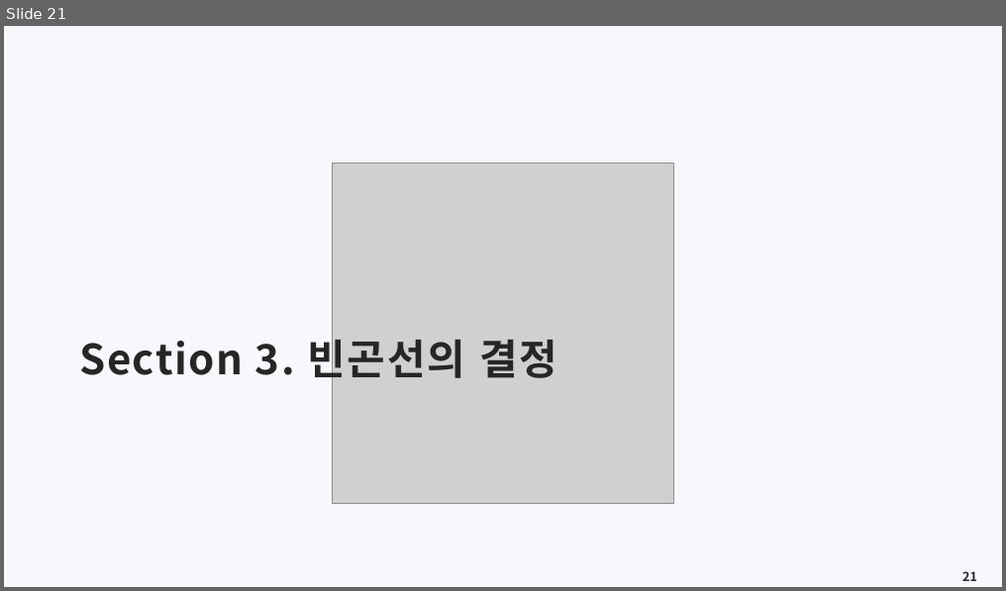
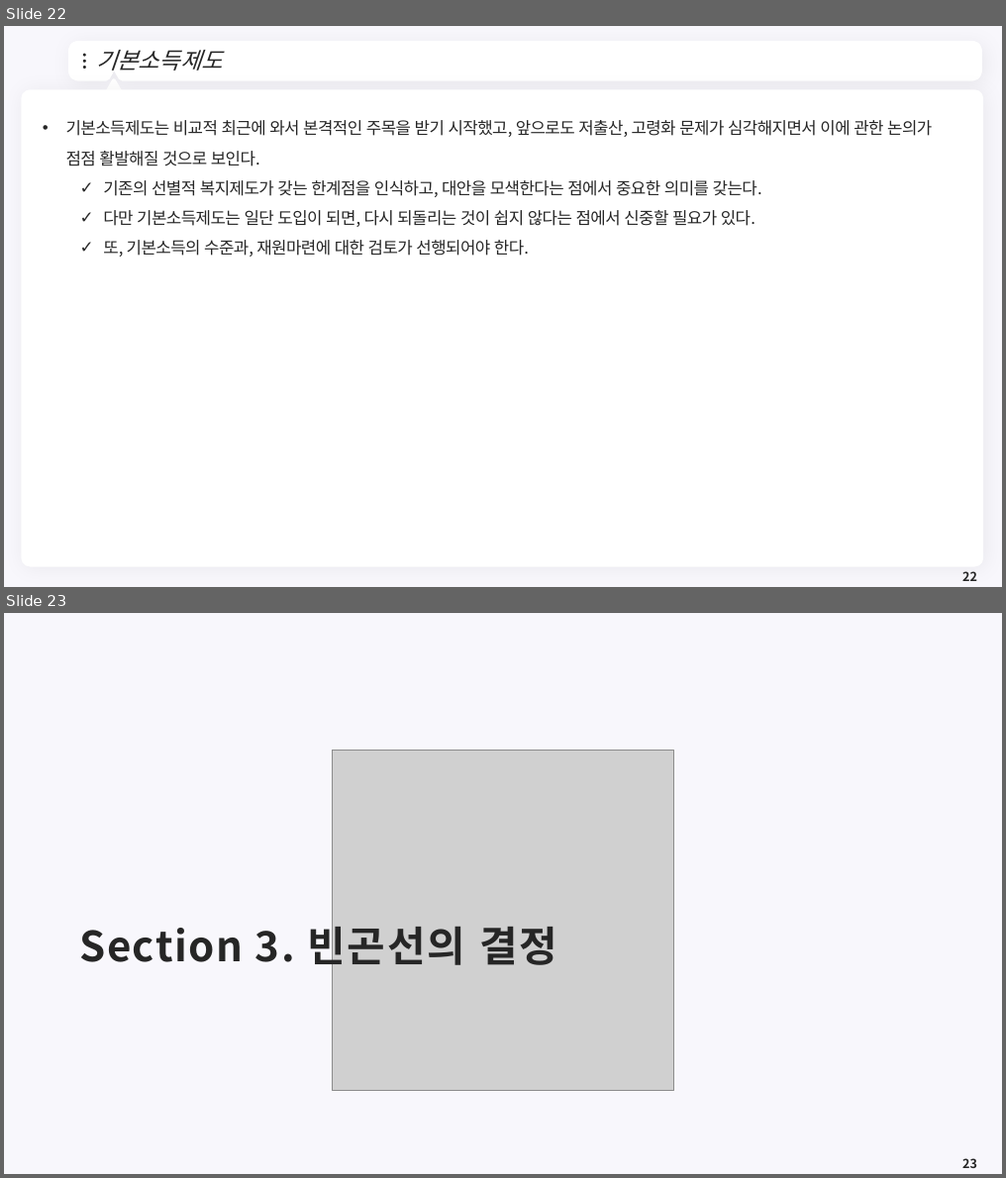
Before and after one commit to meandthey/Teaching, a slide deck: 재정학/01_Lectures/재정학_Chapter_9.pptx. Shown one above the other, each under a label of ours: slide 21 before the commit, slides 22 and 23 after it. The pictures are 1006x591 and 1006x1178 pixels, drawn with LibreOffice and Linux fonts; fonts in the diff are those of the drawing; grey boxes stand for pictures; background and template pictures are left out. Boxes give left, top, right and bottom in pixels: in the first picture for what was removed or moved away, otherwise in the second. Text is boxed around its words. In the diff, an @@ line names an element or a change of style, - is before the commit and + after.

```diff
--- a/재정학/01_Lectures/재정학_Chapter_9.pptx
+++ b/재정학/01_Lectures/재정학_Chapter_9.pptx
@@ slide 22 added at (4, 26, 1002, 587), background #F8F7FC @@
@@ freeform shape added at (72, 45, 979, 77), fill #FFFFFF, outline #FFFFFF 7.25 pt @@
@@ ellipse added at (83, 54, 86, 57), fill #262626 @@
@@ title added at (96, 50, 222, 71), 22 pt, text #262626, italic @@
+기본소득제도
@@ ellipse added at (83, 60, 86, 63), fill #262626 @@
@@ ellipse added at (83, 66, 86, 69), fill #262626 @@
@@ triangle added at (105, 80, 122, 95), fill #FFFFFF, outline #FFFFFF 3.75 pt @@
@@ freeform shape added at (958, 56, 967, 68), fill #FFFFFF @@
@@ rounded rectangle added at (21, 89, 984, 568), fill #FFFFFF @@
@@ text added at (66, 120, 932, 257), 16 pt, text #262626 @@
+• 기본소득제도는 비교적 최근에 와서 본격적인 주목을 받기 시작했고, 앞으로도 저출산, 고령화 문제가 심각해지면서 이에 관한 논의가 점점 활발해질 것으로 보인다.
+  ✓ 기존의 선별적 복지제도가 갖는 한계점을 인식하고, 대안을 모색한다는 점에서 중요한 의미를 갖는다.
+  ✓ 다만 기본소득제도는 일단 도입이 되면, 다시 되돌리는 것이 쉽지 않다는 점에서 신중할 필요가 있다.
+  ✓ 또, 기본소득의 수준과, 재원마련에 대한 검토가 선행되어야 한다.
@@ page number added at (962, 571, 977, 581), 12 pt, text #262626, bold @@
+22
@@ what was slide 21 is now slide 23 @@
@@ page number at (962, 1158, 977, 1168): text changed @@
-21
+23
```
Also in this commit, not shown: 5 slides changed, 3 other slides added, 71 other files.
